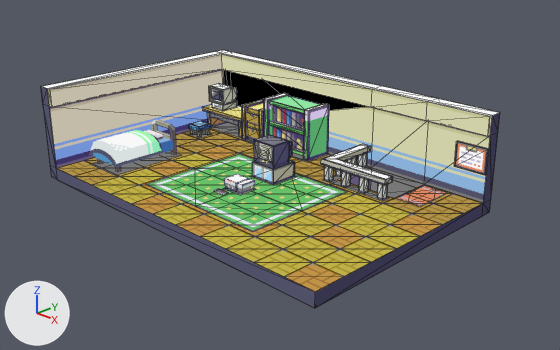
Before and after pictures for a commit that changed the Blender file blender/clean.blend.
Both versions are drawn from a 50 mm camera at (16.08, -15.27, 8.65) aimed at (0.29, 0.64, -0.07). Lighting does not change. The marker at lower left points along +X, +Y and +Z. Mesh edges are drawn as thin lines on the coarser meshes.

In view in the first picture: 'TV_fireRed_material_0', 'ambient_occlusion_fireRed_material_0', 'base_fireRed_material_0', 'base_fireRed_material_0.001', 'base_fireRed_material_0.002', 'bed_fireRed_material_0', 'bookShelf_fireRed_material_0', 'carpet_A_fireRed_material_0', 'dresser_fireRed_material_0', 'railing_fireRed_material_0', 'stairs_fireRed_material_0', 'tiles_fireRed_material_0'.
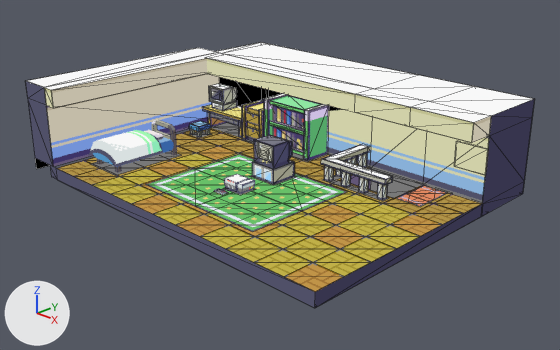
Changed parts and their boxes [x1, y1, x2, y2] in the pictures (560 x 350 px):
'base_fireRed_material_0.001', moved, rescaled (15% wider): before [215, 50, 500, 216]; after [205, 42, 534, 216]
'base_fireRed_material_0.002', moved, rescaled (7% wider): before [41, 52, 223, 168]; after [26, 48, 220, 169]
'wall_picture_fireRed_material_0', unchanged, covered by the edit: before [454, 141, 489, 175]; after [485, 150, 489, 175]

What changed in the scene script:
```text
Change ob_base_firered_material_0_001:
    ob_base_firered_material_0_001.location: (0.0, 0.0, 0.0) -> (0.0, -15.73, 0.0)
    ob_base_firered_material_0_001.scale: (1.0, 1.0, 1.0) -> (1.0, 6.22, 1.0)
Change ob_base_firered_material_0_002:
    ob_base_firered_material_0_002.location: (0.0, 0.0, 0.0) -> (9.941, 0.0, 0.0)
    ob_base_firered_material_0_002.scale: (1.0, 1.0, 1.0) -> (3.02, 1.0, 1.0)
```
